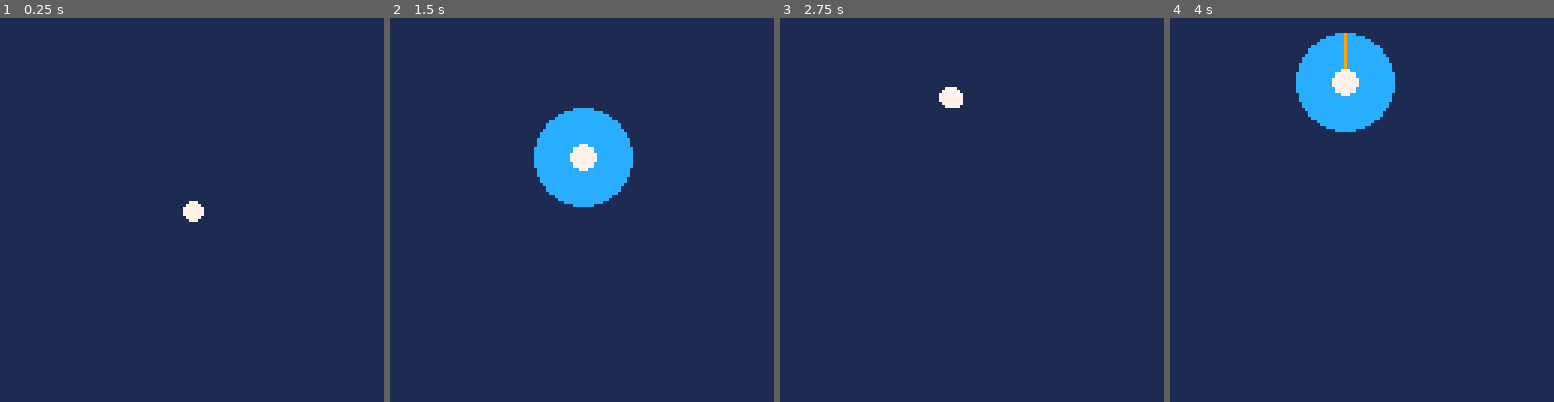
Above: before the commit, frames 1-4 (left to right).
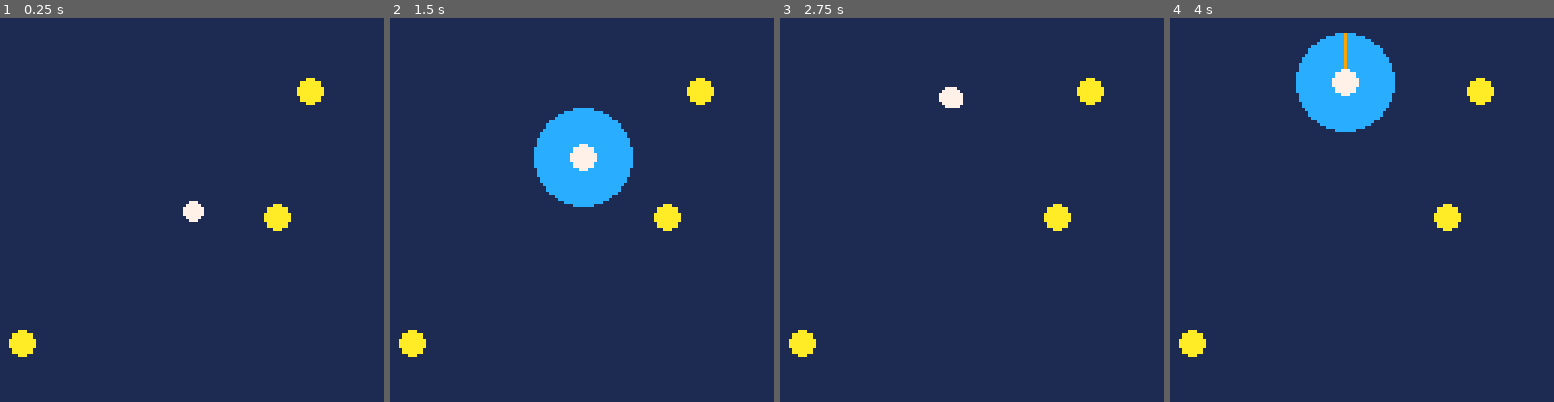
Above: after the commit, the same moments.

Repository: tesselode/netty
Game: PICO-8 cartridge launcher.p8
Same seed, same stepped clock (60 frames per second), same inputs: the game is played once before the commit and once after it.
Inputs:
- Up to frame 1 (0.25 s): no input
- Up to frame 2 (1.5 s): tap O (Z key) at 0.33, 0.7, 1.43 s
- Up to frame 3 (2.75 s): hold Left 1.97-2.37 s; tap O (Z key) at 2.22 s; hold Down from 2.42 s (still down)
- Up to frame 4 (4 s): release Down at 2.82 s; hold Right 2.87-3.53 s; tap O (Z key) at 3.1, 3.98 s; hold Up from 3.58 s (still down)

The runs differ from the first frame. In frame 1, 1.1% of the frame differs, in the area x 2-85%, y 15-89%; in frame 2, 1.1%; in frame 3, 1.1%; in frame 4, 1.1%.

Commit message:
dots to collect

Diff:
--- a/launcher.p8
+++ b/launcher.p8
@@ -151,15 +151,57 @@
 
 
 
+function class.dot(x, y)
+ local dot = {
+  r = 4,
+
+  x = x,
+  y = y,
+  vx = 0,
+  vy = 0,
+ }
+
+ function dot:update()
+ end
+
+ function dot:draw()
+  local x, y = flr(self.x), flr(self.y)
+  circfill(x, y, self.r, 10)
+ end
+
+ return dot
+end
+
+
 player = class.player()
+dots = {}
+for i = 1, 3 do
+	add(dots, class.dot(flr(rnd(128)), flr(rnd(128))))
+end
 
 function _update60()
+ -- update player
  player:update()
+
+ -- update dots
+ for d in all(dots) do
+  d:update()
+
+  -- dot collection
+  local distance = sqrt((d.x - player.x)^2 + (d.y - player.y)^2)
+  if distance < player.r + d.r then
+   del(dots, d)
+   add(dots, class.dot(flr(rnd(128)), flr(rnd(128))))
+  end
+ end
 end
 
 function _draw()
  cls(1)
  player:draw()
+ for d in all(dots) do
+  d:draw()
+ end
 end
 __gfx__
 00000000000000000000000000000000000000000000000000000000000000000000000000000000000000000000000000000000000000000000000000000000
